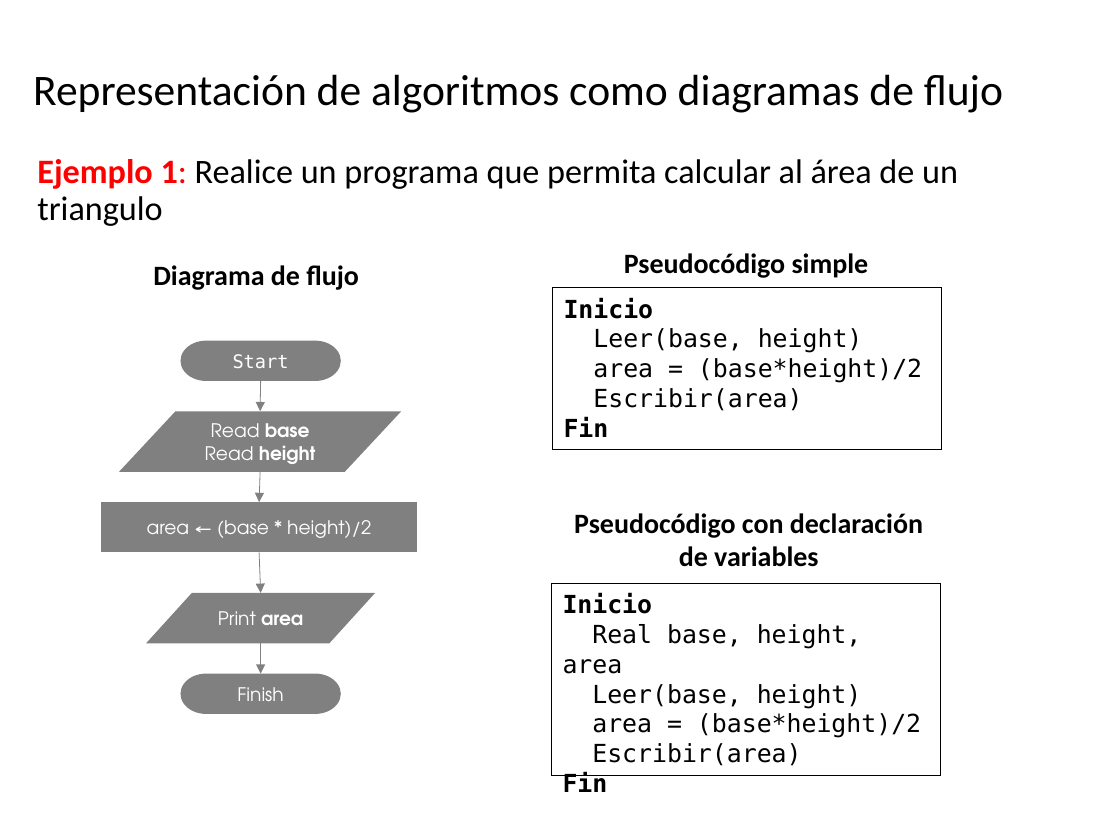
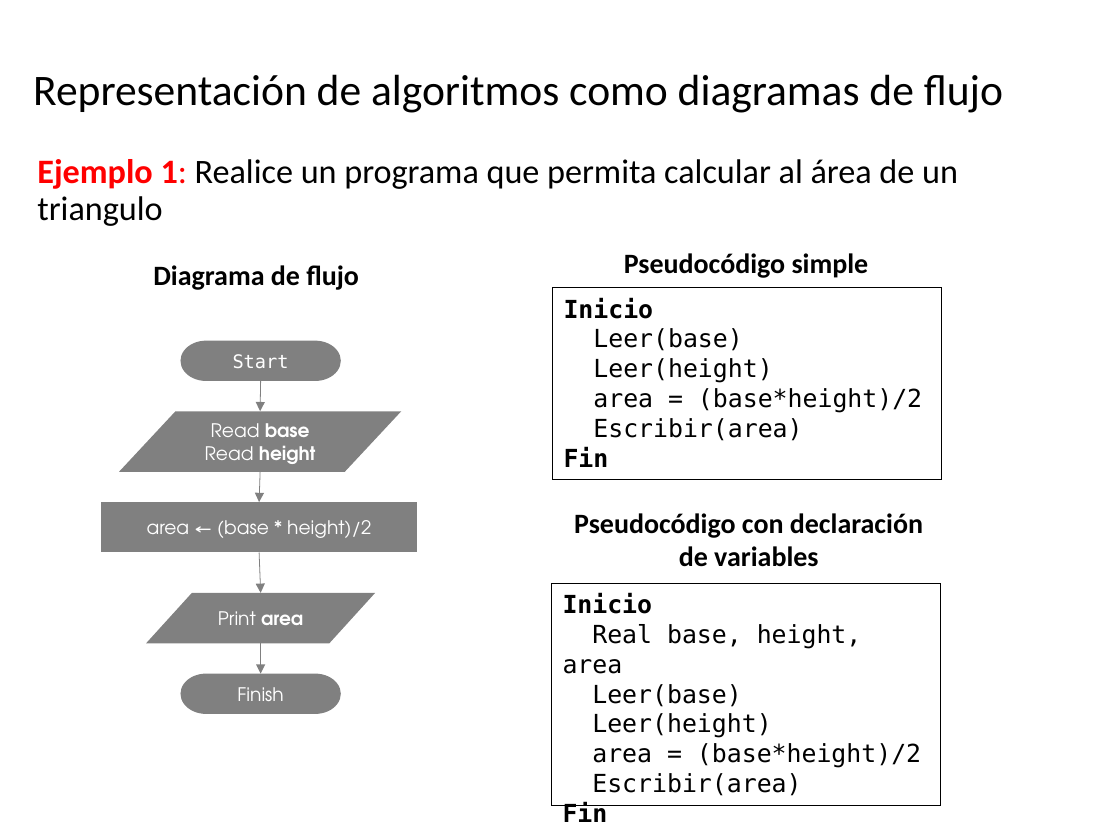
Before and after one commit to algoritmos-UdeA/logica1-20262, a slide deck: slide 43 of clases/2/clase-02.pptx. Drawn at 1120x840 pixels with LibreOffice and Linux fonts; fonts in the diff are those of the drawing. Boxes give left, top, right and bottom in pixels: in the first picture for what was removed or moved away, otherwise in the second. Text is boxed around its words. In the diff, an @@ line names an element or a change of style, - is before the commit and + after.

```diff
--- a/clases/2/clase-02.pptx
+++ b/clases/2/clase-02.pptx
@@ rectangle "Inicio": place and size @@
-rectangle "Inicio" at (552,288,942,450)
+rectangle "Inicio" at (552,288,942,480)
@@ text in rectangle at (593,328,772,383): text changed @@
-Leer(base, height)
+Leer(base)
+Leer(height)
@@ rectangle "Inicio": place and size @@
-rectangle "Inicio" at (551,584,941,776)
+rectangle "Inicio" at (551,584,941,806)
@@ text in rectangle at (592,684,771,738): text changed @@
-Leer(base, height)
+Leer(base)
+Leer(height)
```
Also in this commit, not shown: 8 other slides changed, 1 other file.
